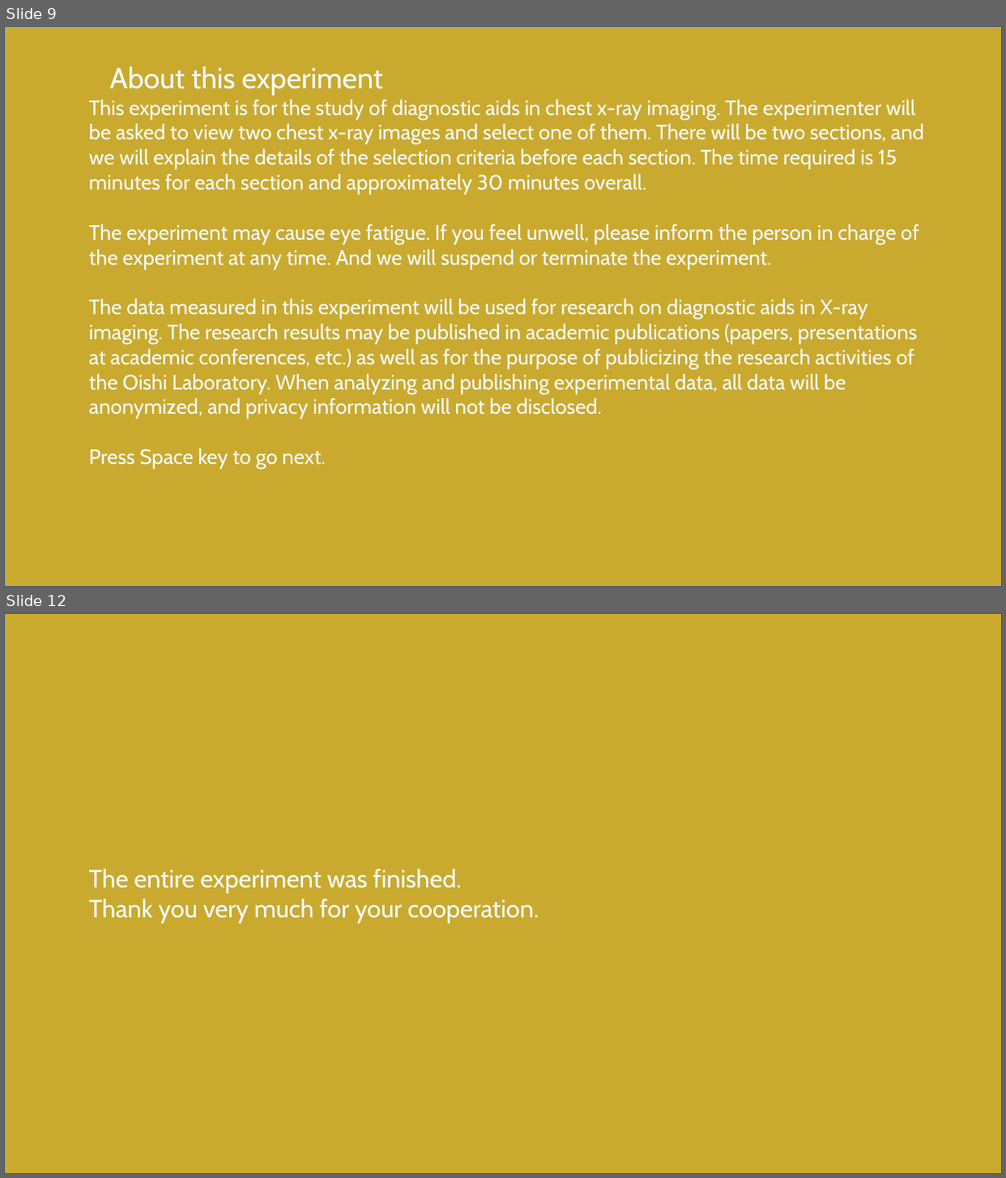
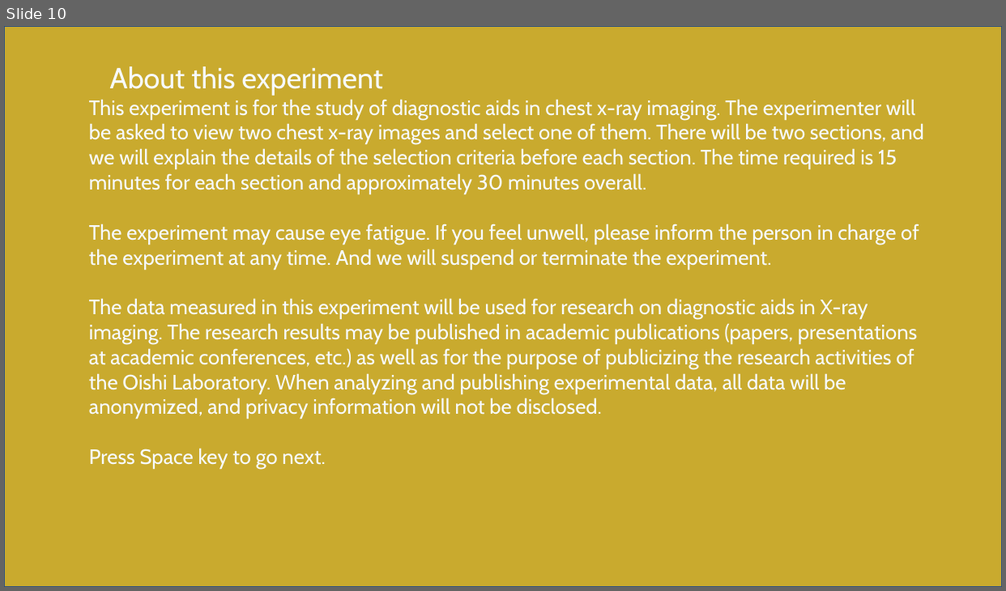
Before and after one commit to HAMADAKAZUKI2423/lab, a slide deck: tex/ethicsreview/ethics_review_visibility/別紙2評価実験説明.pptx. Shown one above the other, each under a label of ours: slides 9 and 12 before the commit, slide 10 after it; the slides between them are not shown. The pictures are 1006x1178 and 1006x591 pixels, drawn with LibreOffice and Linux fonts; fonts in the diff are those of the drawing. Boxes give left, top, right and bottom in pixels: in the first picture for what was removed or moved away, otherwise in the second. Text is boxed around its words. In the diff, an @@ line names an element or a change of style, - is before the commit and + after.

```diff
--- a/tex/ethicsreview/ethics_review_visibility/別紙2評価実験説明.pptx
+++ b/tex/ethicsreview/ethics_review_visibility/別紙2評価実験説明.pptx
@@ slide 12 removed at bbox=[4, 613, 1002, 1174], background #F7FAFF @@
@@ rectangle removed at bbox=[4, 613, 1002, 1174] @@
@@ text removed at bbox=[89, 869, 539, 923] @@
-The entire experiment was finished.
-Thank you very much for your cooperation.
@@ what was slide 9 is now slide 10 @@
```
Also in this commit, not shown: 2 slides added, 3 other slides removed.
